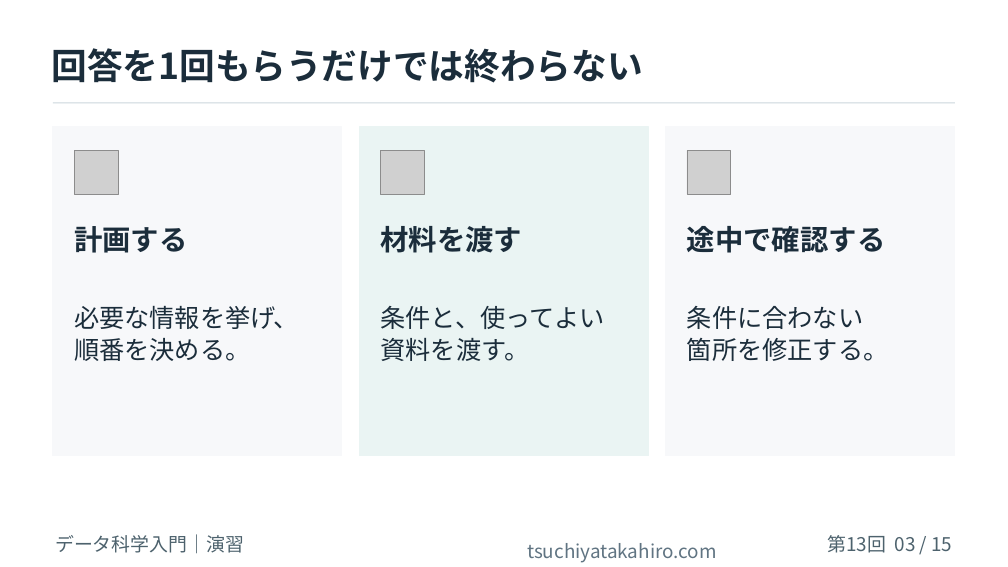
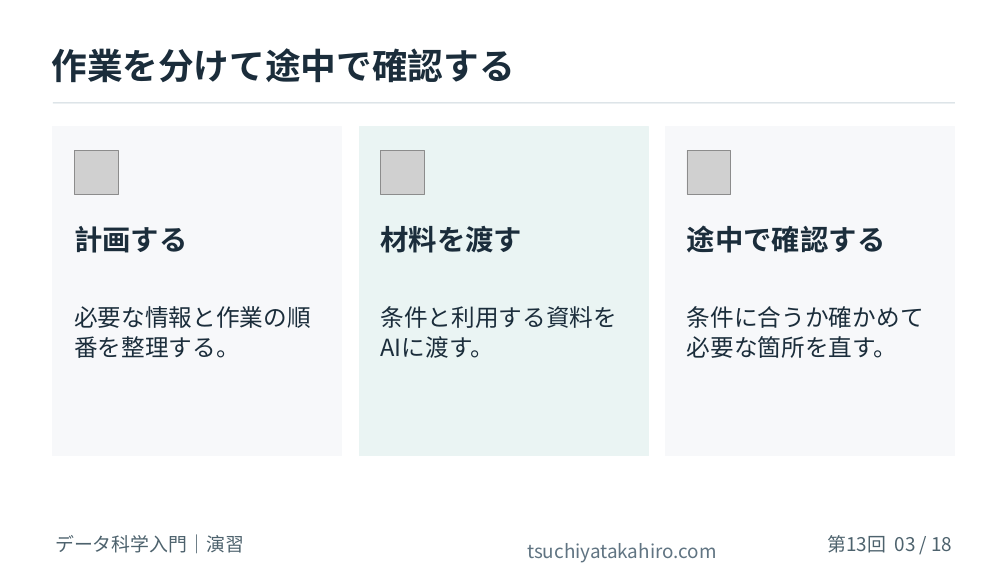
Before and after one commit to tsuchiyatakahirolab/ai-data-literacy, a slide deck: slide 3 of slides/Week13_Plan_and_Check.pptx. Drawn at 1008x567 pixels with LibreOffice and Linux fonts; fonts in the diff are those of the drawing; grey boxes stand for pictures; background and template pictures are left out. Boxes give left, top, right and bottom in pixels: in the first picture for what was removed or moved away, otherwise in the second. Text is boxed around its words. In the diff, an @@ line names an element or a change of style, - is before the commit and + after.

```diff
--- a/slides/Week13_Plan_and_Check.pptx
+++ b/slides/Week13_Plan_and_Check.pptx
@@ text at [51,48,514,83]: text changed @@
-回答を1回もらうだけでは終わらない
+作業を分けて途中で確認する
@@ text at [74,306,311,358]: text changed; size 24 to 22.5 pt @@
-必要な情報を挙げ、
-順番を決める。
+必要な情報と作業の順番を整理する。
@@ text at [381,306,618,358]: text changed; size 24 to 22.5 pt @@
-条件と、使ってよい
-資料を渡す。
+条件と利用する資料をAIに渡す。
@@ text at [687,306,924,358]: text changed; size 24 to 22.5 pt @@
-条件に合わない
-箇所を修正する。
+条件に合うか確かめて必要な箇所を直す。
@@ text at [827,535,953,553]: text changed @@
-第13回 03 / 15
+第13回 03 / 18
```
Also in this commit, not shown: 13 other slides changed, 4 slides added, 1 slide removed, 37 other files.
